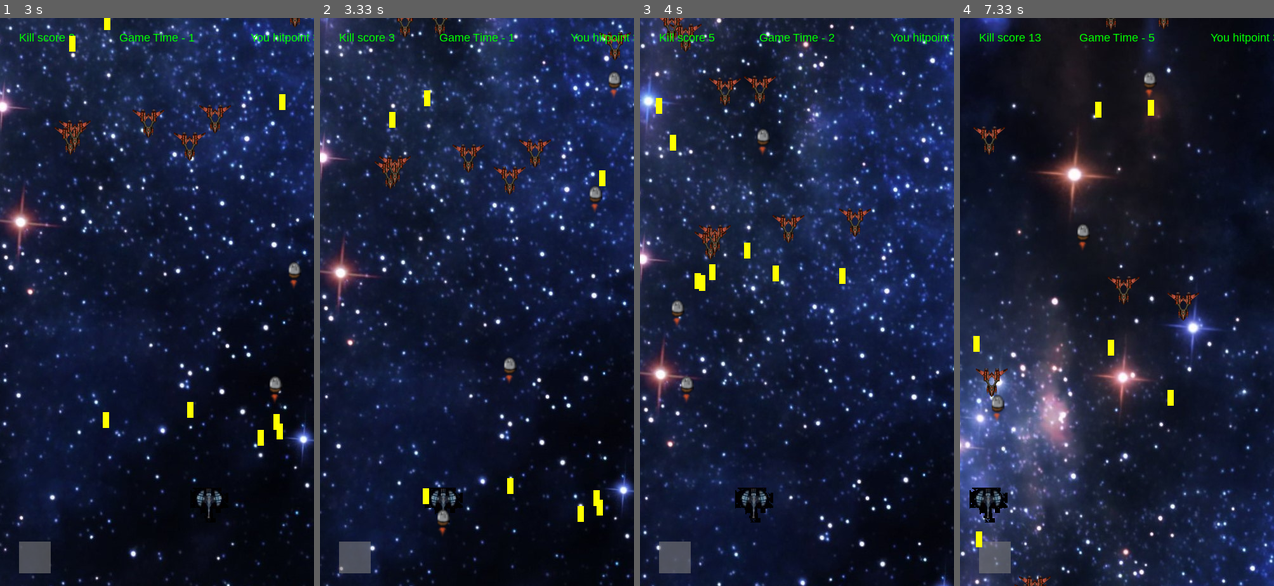
Above: before the commit, frames 1-4 (left to right).
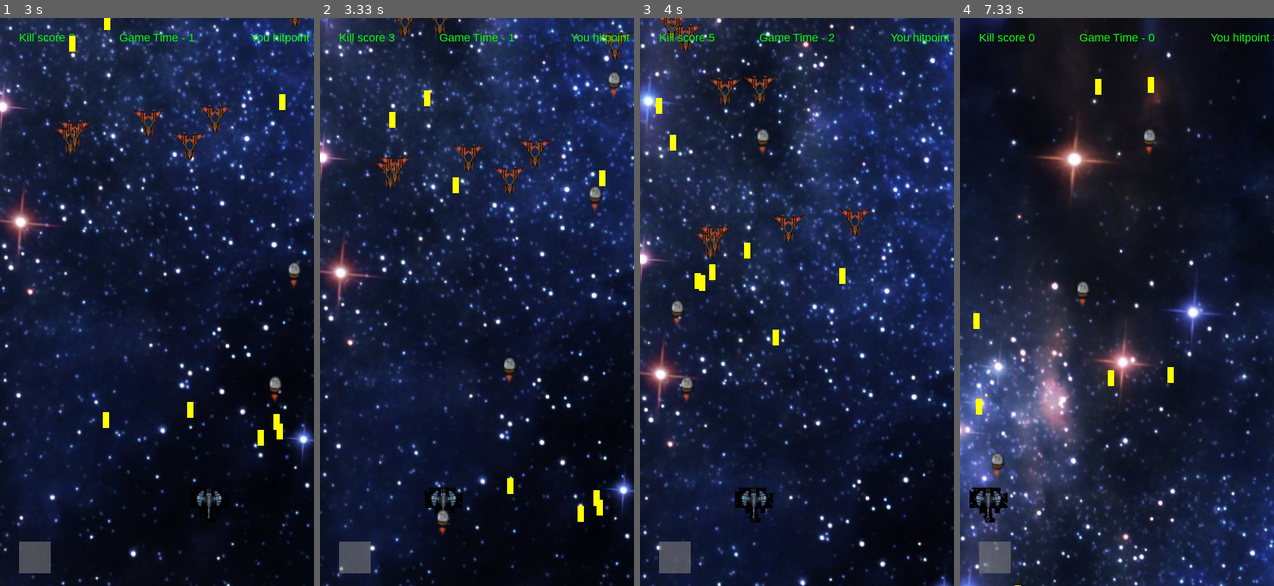
Above: after the commit, the same moments.

Repository: IlyaBulatau/shooter-pygame
Game: pygame game, started from main.py
Same seed, same stepped clock (60 frames per second), same inputs: the game is played once before the commit and once after it.
Inputs (mouse positions are in pixels of both pictures, inside the frame that each line leads up to):
- Up to frame 1 (3 s): click "Start Game" at 0.38 s; click (34, 557) at 0.72 s; click "Select Game Level" at 1.05 s; click "Start Game" at 1.38 s; hold Right 1.67-2.13 s; tap Space at 1.73, 2.03, 2.23, 2.53, 2.73 s; hold Right 2.17-2.63 s; hold Left from 2.67 s (still down)
- Up to frame 2 (3.33 s): tap Space at 3.03, 3.3 s; release Left at 3.2 s; hold Left from 3.23 s (still down)
- Up to frame 3 (4 s): tap Space at 3.6, 3.73 s; release Left at 3.63 s; hold Right from 3.67 s (still down)
- Up to frame 4 (7.33 s): tap Space at 4.03, 4.73, 5.03, 5.23, 5.53, 5.73, 6.03, 6.23, 6.53, 6.8, 7.1 s; release Right at 4.3 s; click (1041, 188) at 4.38 s; hold Left 4.67-5.13 s; hold Right 5.17-5.63 s; hold Right 5.67-6.13 s; hold Left 6.17-6.7 s; hold Left 6.73-7.13 s; click (1117, 160) at 7.22 s, where only the run after the commit has a clickable "Start Game"

Frame 1 is identical in both runs. In frame 2, 0.1% of the frame differs, in the area x 32-100%, y 3-86%; in frame 3, 0.1%; in frame 4, 18%, in the area x 0-100%, y 0-100%.

Commit message:
penultimate commit

Diff:
--- a/main.py
+++ b/main.py
@@ -8,11 +8,9 @@
 from mob import Mob
 from menu import Menu
 
-# TODO - сделать систему уровней:
+#TODO
 # - первый уровень обычная игра
-# - второй меньше мобов, добавить мобов которые могут стрелять
-# - третий больше мобов которые чаще стреляют + леетящие навстречу аптечки
-# - четверты у мобов несколько жизней, супер мобы при столкновении с которыми сразу умираешь, летящий кейс который, при подборе, уничтожает всех мобов на карте
+# - второй меньше мобов, добавить мобов которые могут стрелять добавить аптечку
 #TODO - рендеринг
 
 
@@ -243,7 +241,6 @@
         self.up_speed_mobs(9, 12) # при запуске новой игры если отсались мобы с прошлой их скорость скидывается
 
     def run_game(self):
-        print(self.timer)
         if self.game_state == 'run':
             if self.level == 1:
                 self.game_timer()
@@ -254,6 +251,7 @@
                 self.window_update()
             elif self.level == 2:
                 leve2.game_timer()
+                leve2.hit_the_mobs_shell_in_gan()
                 self.game_cycle()
                 leve2.window_init()
                 leve2.create_mobs_shell()
@@ -297,17 +295,29 @@
 
 
     def new_image(self):
+        '''
+        Меняет картинку мобов
+        '''
         for mob in mobs_sprite:
             mob.image = self.image
 
     def create_mobs_shell(self):
+        '''
+        Рисует пули мобов
+        '''
         for mob in mobs_sprite:
             mob.shooting(manager.window)
 
-    def mobs_shooting(self):
-        for mob in mobs_sprite:
-            old_position = mob.rect.y
-            ...
+    def hit_the_mobs_shell_in_gan(self):
+        '''
+        Отслеживает попадания пулей мобов в пушку и отнимает жизнь если это произошло
+        '''
+        for mob in mobs_sprite:
+            if gan.rect.collidepoint(mob.rect_shell.center):
+                mob.rect_shell.topleft = mob.rect.bottomleft
+                manager.hitpoint -= 1
+            if manager.hitpoint < 1:
+                manager.game_state = 'stop'
 
     def window_init(self):
         '''
@@ -330,6 +340,12 @@
         '''
         for mob in mobs_sprite:
             mob.speed = random.randint(x, y)
+
+    def mobs_move(self):
+        # TODO - сделать что бы мобы двигались по х оси
+        for mob in mobs_sprite:
+            if 0 < mob.rect.y < H:
+                mob.rect.x += random.randint(-2, 2)
 
 
     def game_timer(self):
@@ -372,8 +388,9 @@
 leve2 = LevelTwo()
 
 def main():
+
     while True:
-     manager.run_game()
+        manager.run_game()
 
 if __name__ == '__main__':
     main()
